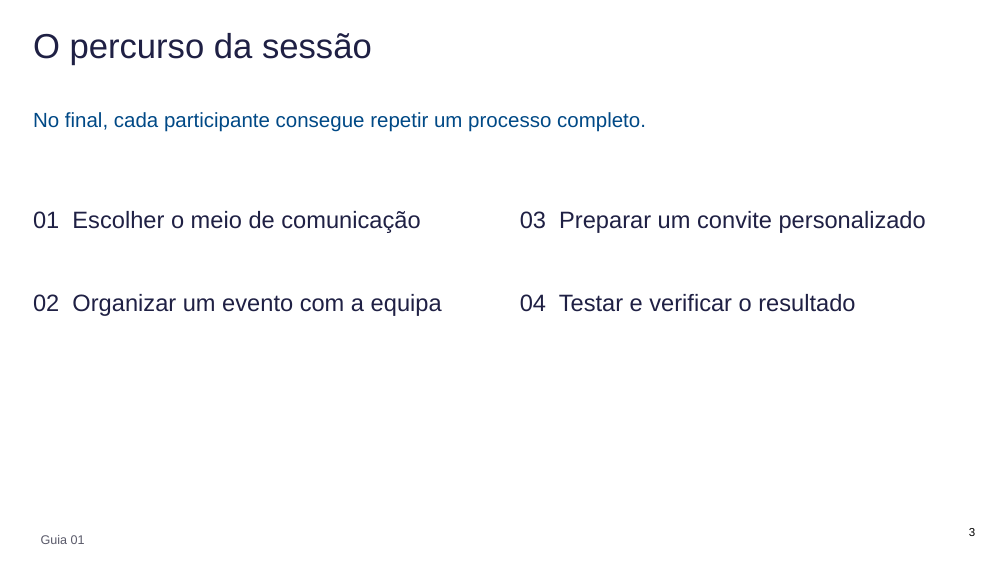
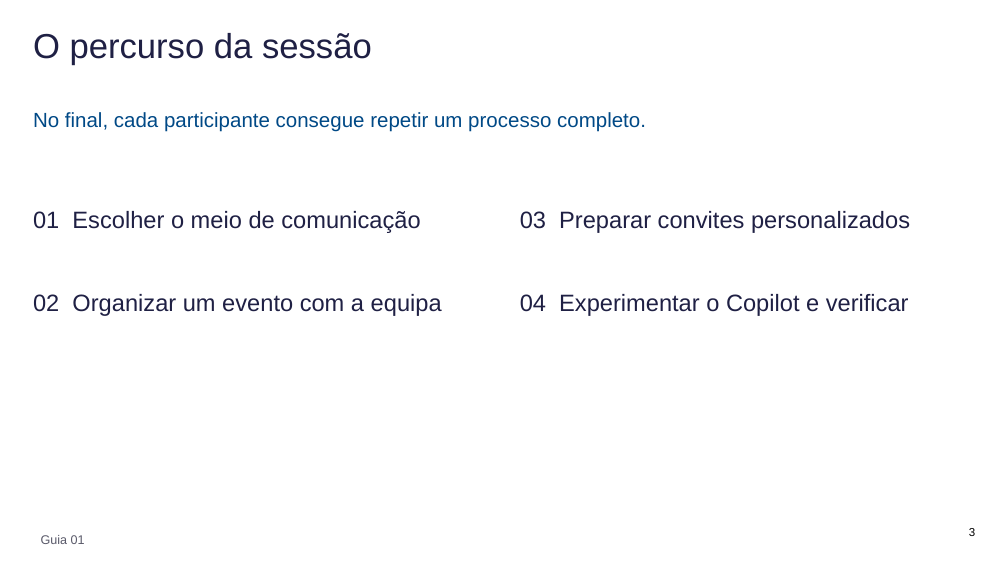
Before and after one commit to mpspmf/AIP-Tuturials, a slide deck: slide 3 of ASTRA/AIP_Apresentacao.pptx. Drawn at 1008x567 pixels with LibreOffice and Linux fonts; fonts in the diff are those of the drawing. Boxes give left, top, right and bottom in pixels: in the first picture for what was removed or moved away, otherwise in the second. Text is boxed around its words. In the diff, an @@ line names an element or a change of style, - is before the commit and + after.

```diff
--- a/ASTRA/AIP_Apresentacao.pptx
+++ b/ASTRA/AIP_Apresentacao.pptx
@@ text at [520,211,910,316]: text changed @@
-03 Preparar um convite personalizado
-04 Testar e verificar o resultado
+03 Preparar convites personalizados
+04 Experimentar o Copilot e verificar
```
Also in this commit, not shown: 13 slides added, 8 slides removed, 6 other files.
